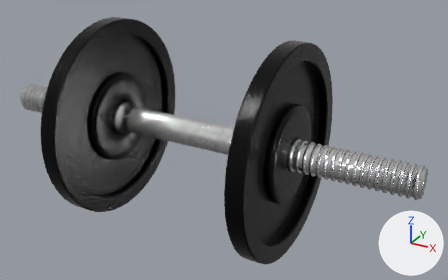
The Blender file dumbbell.blend: old version first, new version second.
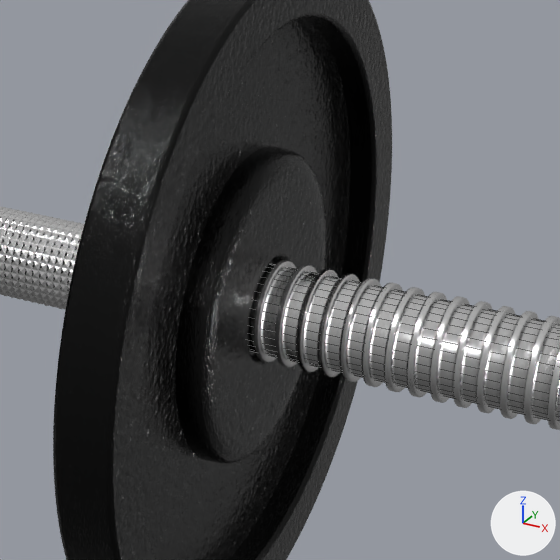
Each version is shown whole from a 50 mm lens placed at (0.2298, -0.372, 0.1857), pointed at (0.0204, 0.0088, -0.0047), then close up on the part from 46% to 86% of the width and 20% to 84% of the height. The axes (+X, +Y, +Z) are drawn at lower right. The lights are the same throughout. The close-ups show mesh edges as thin lines.
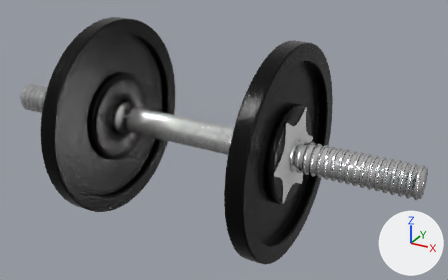
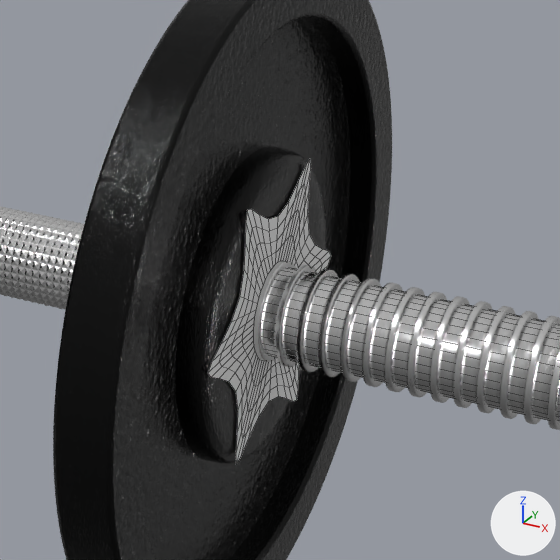
Location of each change, (x1, y1, x2, y2) in pixels of the close-ups (560 x 560 px):
'Stopper', added
    after: (208, 160, 331, 464)

Diff of the bpy script that builds the scene:
```diff
--- a/dumbbell.blend.py
+++ b/dumbbell.blend.py
@@ me_circle_001 @@
+me_circle_001.from_pydata(...)  # 24 vertices, 12 faces; spans x -0.0416..0.0416, y -0.036..0.036, z 0.0
@@ ob_stopper @@
+ob_stopper = bpy.data.objects.new('Stopper', me_circle_001)
+ob_stopper.location = (0.082, 0.0, 0.0)
+ob_stopper.rotation_euler = (1.571, 0.0, 1.571)  # degrees (90, 0, 90)
+ob_stopper.scale = (1.13, 1.13, 1.13)
+_m = ob_stopper.modifiers.new('Subdivision', 'SUBSURF')
+_m.levels = 3
+_m.render_levels = 3
```
